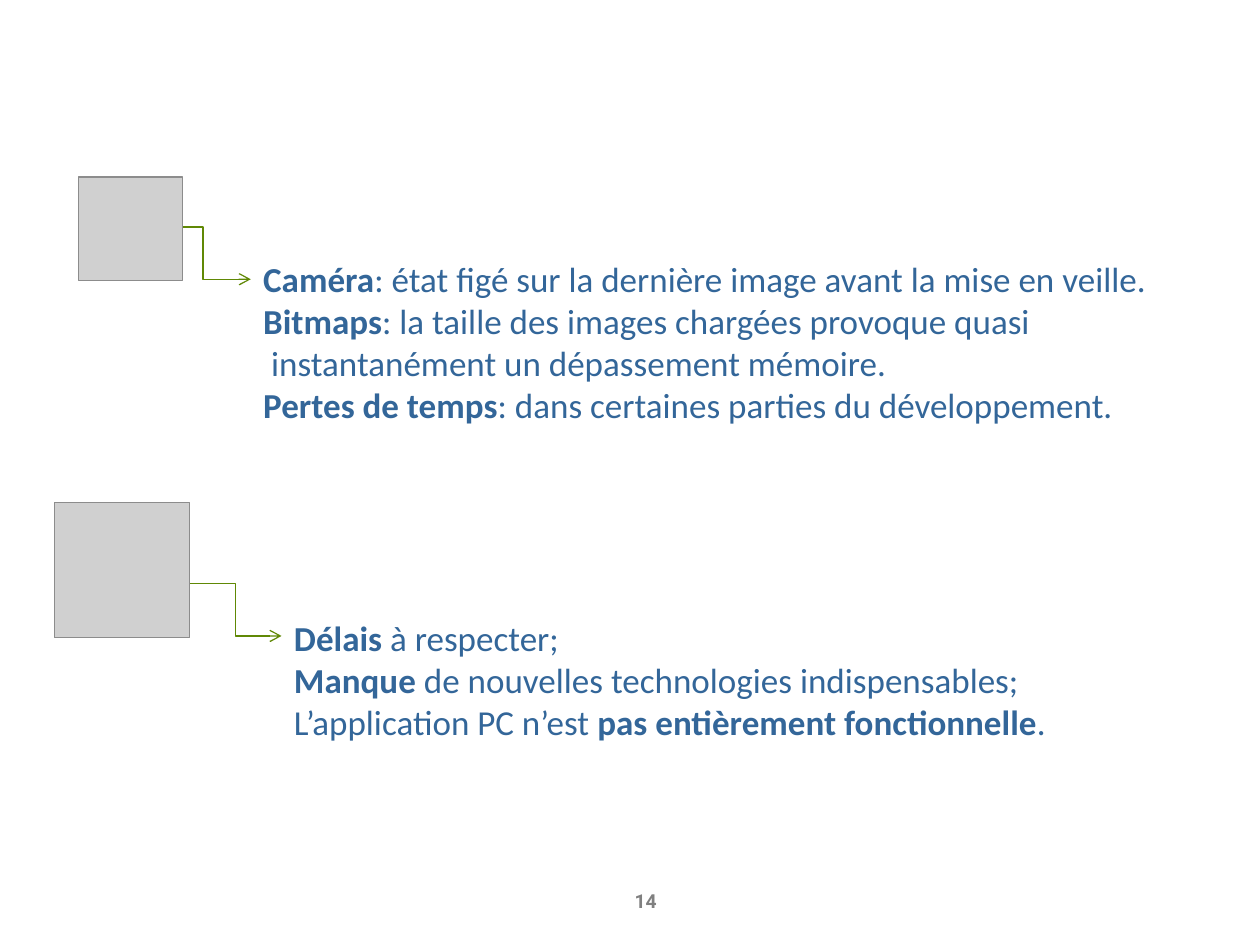
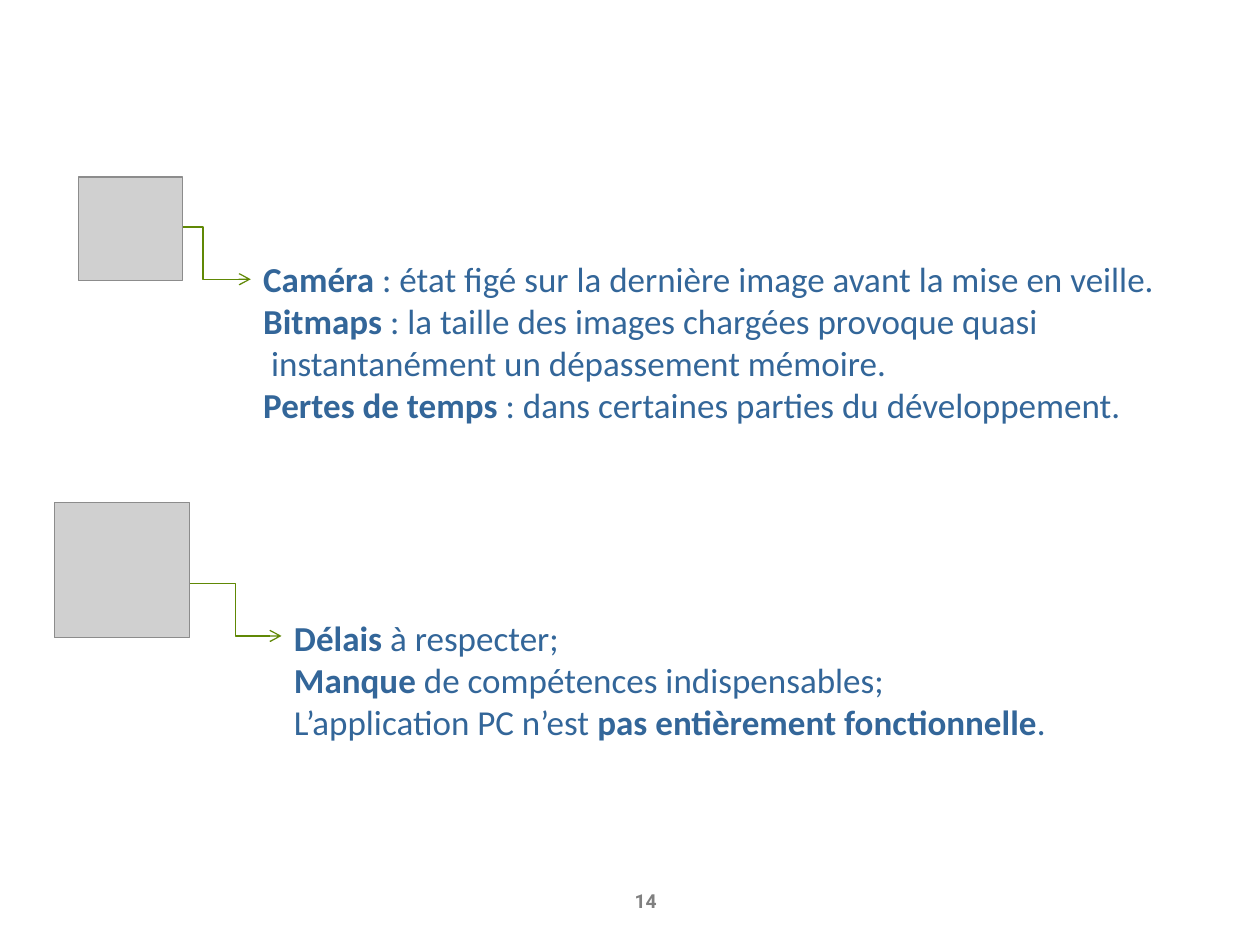
Before and after one commit to AnceretMatthieu/bebete, a slide deck: slide 14 of Soutenance/soutenance-projet-co.pptx. Drawn at 1260x945 pixels with LibreOffice and Linux fonts; fonts in the diff are those of the drawing; grey boxes stand for pictures; background and template pictures are left out. Boxes give left, top, right and bottom in pixels: in the first picture for what was removed or moved away, otherwise in the second. Text is boxed around its words. In the diff, an @@ line names an element or a change of style, - is before the commit and + after.

```diff
--- a/Soutenance/soutenance-projet-co.pptx
+++ b/Soutenance/soutenance-projet-co.pptx
@@ text at [263,267,1153,424]: spaces changed @@
-Caméra: état figé sur la dernière image avant la mise en veille.
-Bitmaps: la taille des images chargées provoque quasi instantanément un dépassement mémoire.
-Pertes de temps: dans certaines parties du développement.
+Caméra : état figé sur la dernière image avant la mise en veille.
+Bitmaps : la taille des images chargées provoque quasi instantanément un dépassement mémoire.
+Pertes de temps : dans certaines parties du développement.
@@ text at [294,668,883,699]: text changed @@
-Manque de nouvelles technologies indispensables;
+Manque de compétences indispensables;
```
Also in this commit, not shown: 11 other slides changed, 22 other files.
